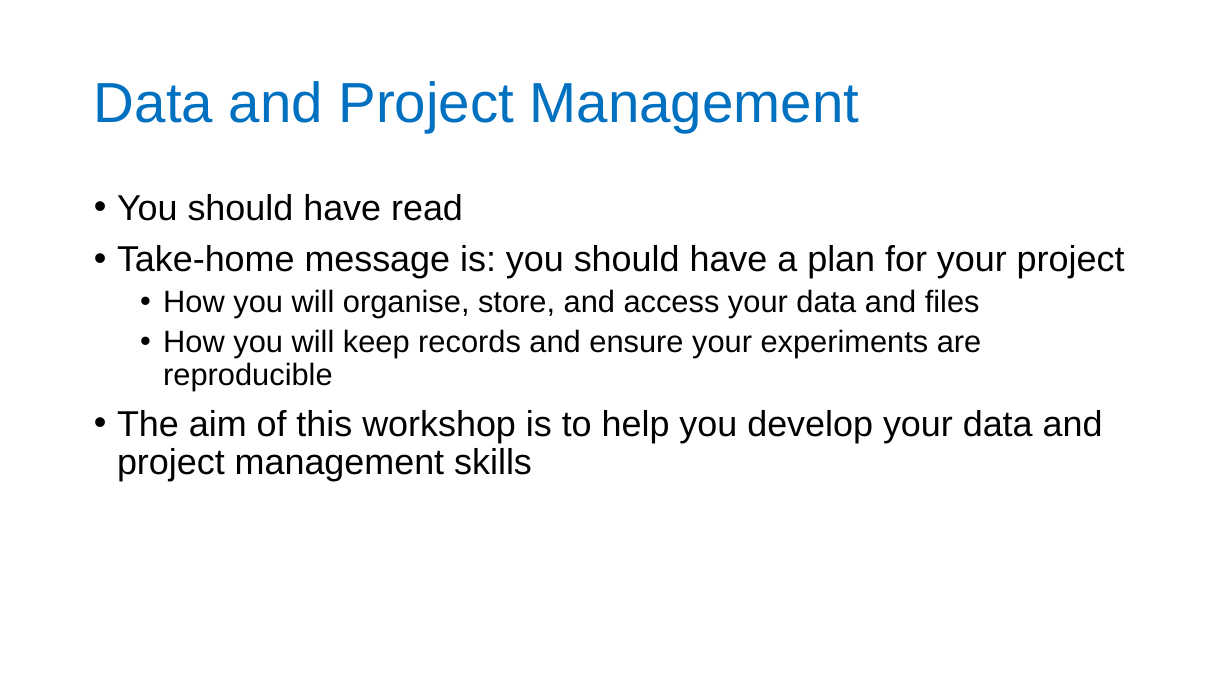
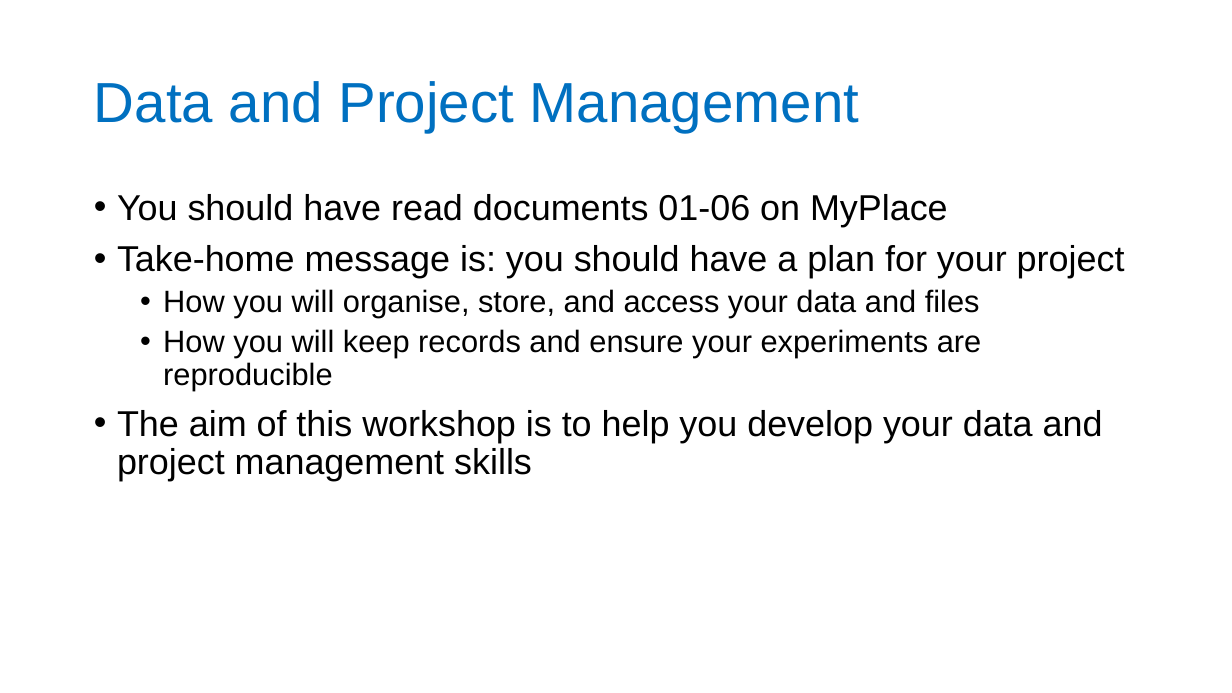
Before and after one commit to sipbs-compbiol/BM432, a slide deck: slide 2 of assets/powerpoints/Project_Management_workshop_MFandLP.pptx. Drawn at 1232x693 pixels with LibreOffice and Linux fonts; fonts in the diff are those of the drawing. Boxes give left, top, right and bottom in pixels: in the first picture for what was removed or moved away, otherwise in the second. Text is boxed around its words. In the diff, an @@ line names an element or a change of style, - is before the commit and + after.

```diff
--- a/assets/powerpoints/Project_Management_workshop_MFandLP.pptx
+++ b/assets/powerpoints/Project_Management_workshop_MFandLP.pptx
@@ text at [117,194,948,227]: text changed @@
-• You should have read
+• You should have read documents 01-06 on MyPlace
```
Also in this commit, not shown: 1 other slide changed, 4 other files.
